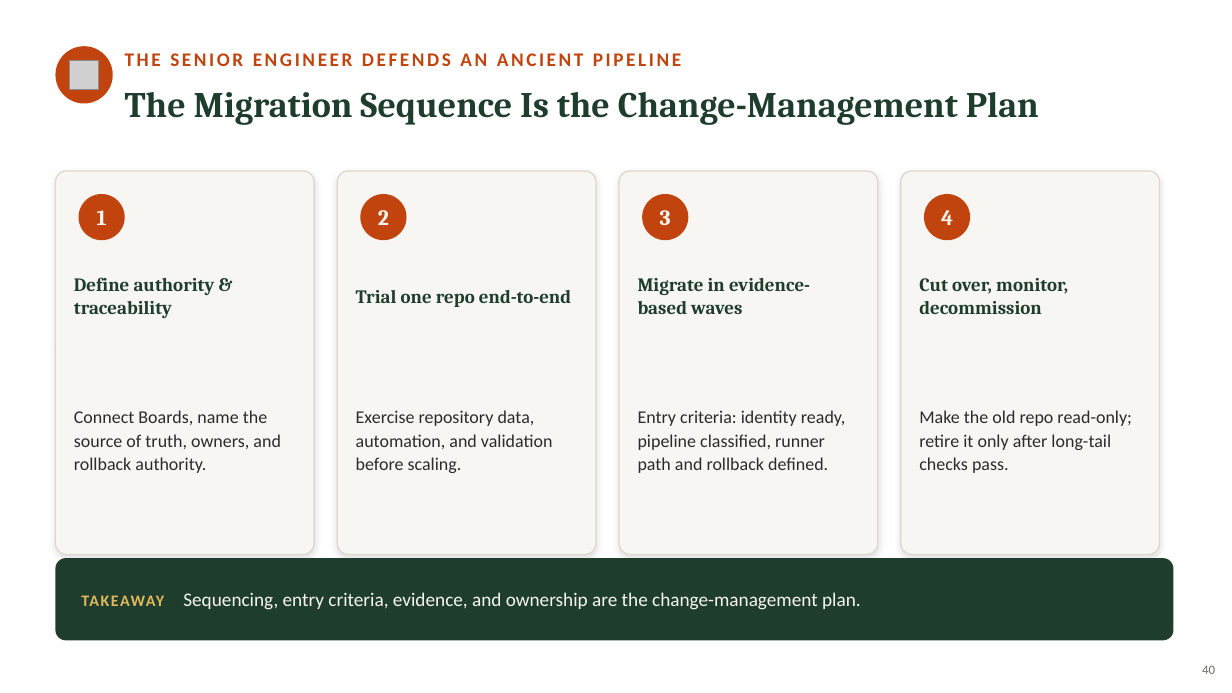
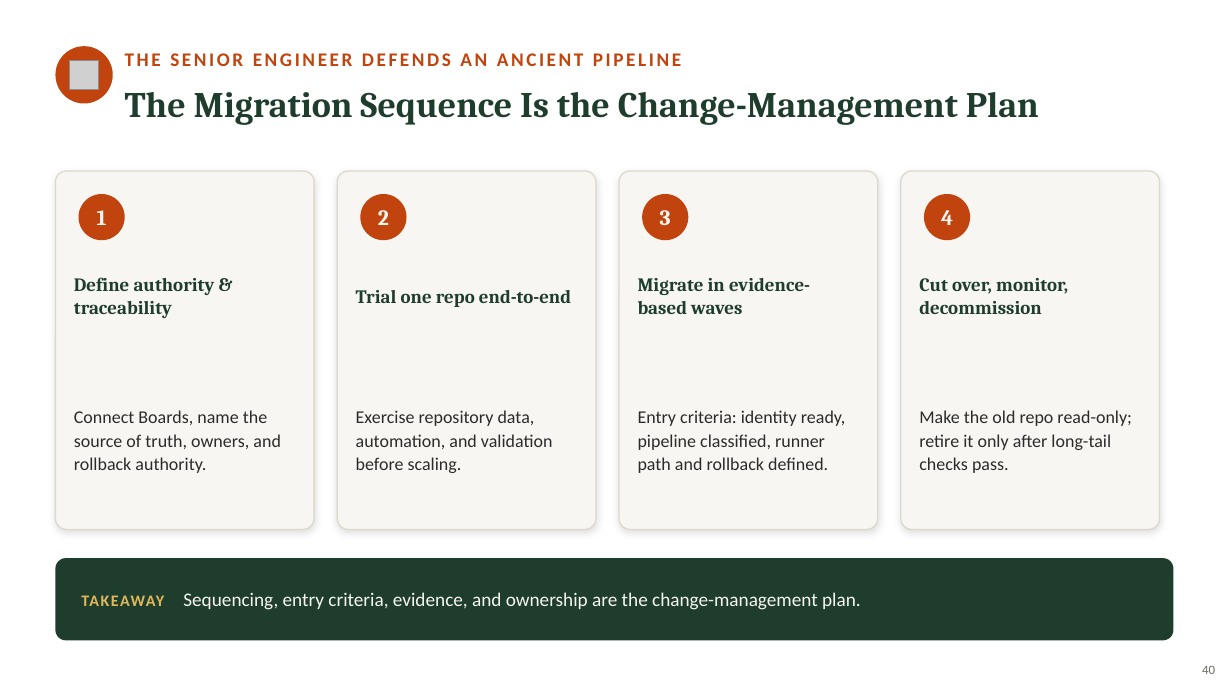
Before and after one commit to neumann1990/Azure_DevOps_To_GitHub, a slide deck: slide 40 of presentation/azure-devops-to-github-the-great-migration-FULL-DECK.pptx. Drawn at 1232x693 pixels with LibreOffice and Linux fonts; fonts in the diff are those of the drawing; grey boxes stand for pictures. Boxes give left, top, right and bottom in pixels: in the first picture for what was removed or moved away, otherwise in the second. Text is boxed around its words. In the diff, an @@ line names an element or a change of style, - is before the commit and + after.

```diff
--- a/presentation/azure-devops-to-github-the-great-migration-FULL-DECK.pptx
+++ b/presentation/azure-devops-to-github-the-great-migration-FULL-DECK.pptx
@@ rounded rectangle: place and size @@
-rounded rectangle at (55,171,314,555)
+rounded rectangle at (55,171,314,530)
@@ rounded rectangle: place and size @@
-rounded rectangle at (337,171,596,555)
+rounded rectangle at (337,171,596,530)
@@ rounded rectangle: place and size @@
-rounded rectangle at (619,171,878,555)
+rounded rectangle at (619,171,878,530)
@@ rounded rectangle: place and size @@
-rounded rectangle at (901,171,1160,555)
+rounded rectangle at (901,171,1160,530)
```
Also in this commit, not shown: 10 other slides changed.
